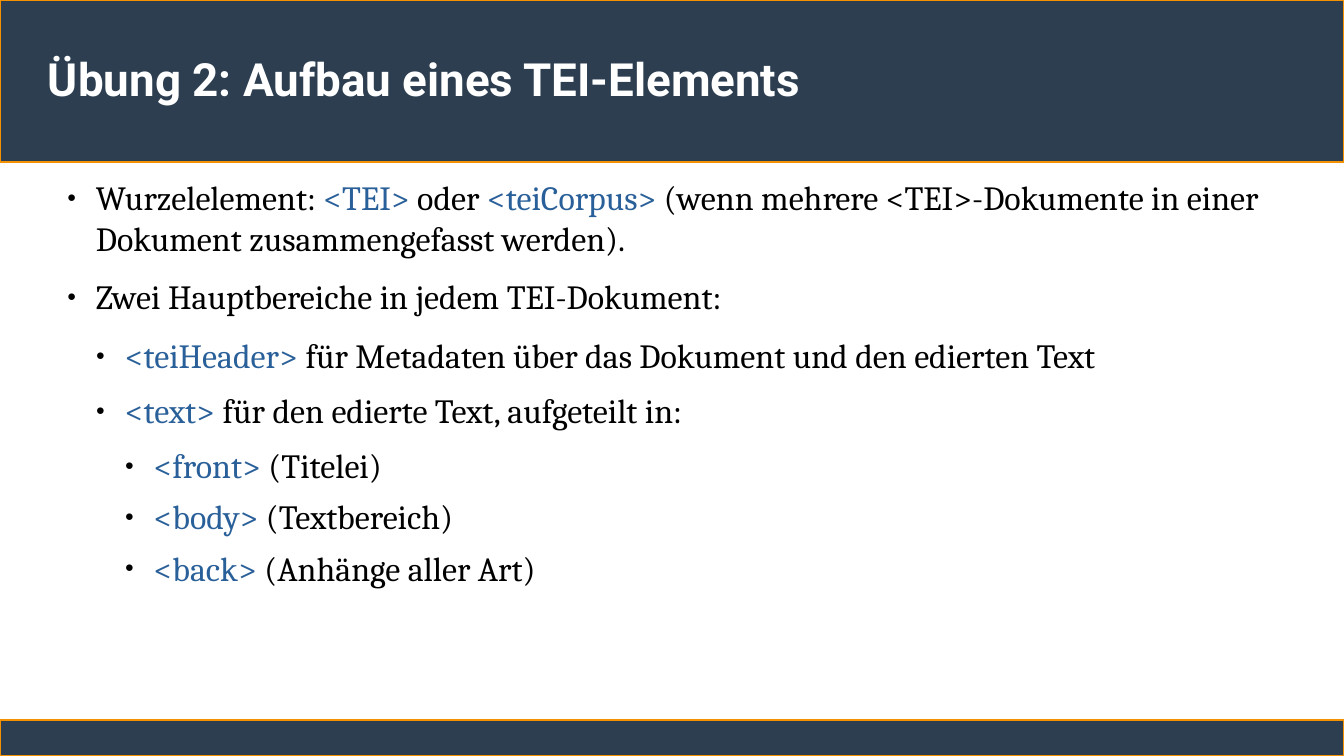
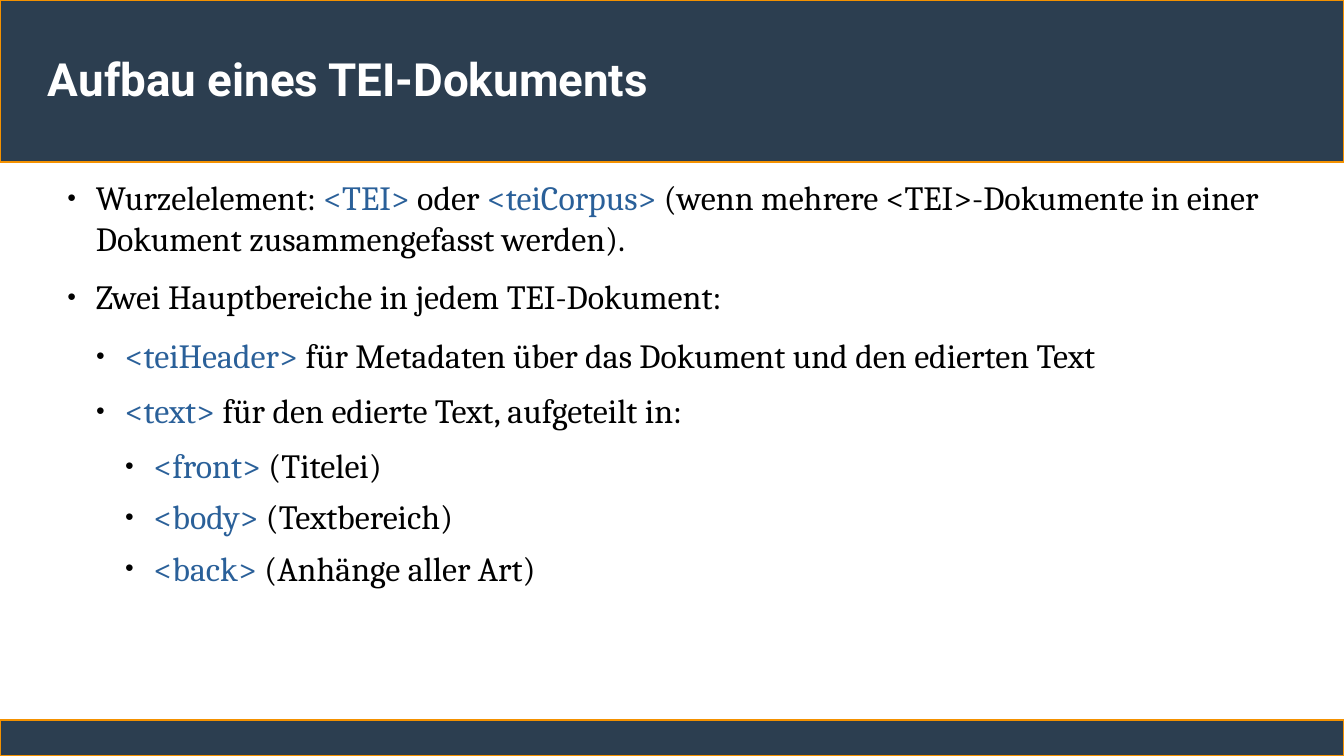
Before and after one commit to ChristianSonderUniSG/xml-kurs, a slide deck: slide 12 of sitzung_3/sitzung_3.odp. Drawn at 1344x756 pixels with LibreOffice and Linux fonts; fonts in the diff are those of the drawing. Boxes give left, top, right and bottom in pixels: in the first picture for what was removed or moved away, otherwise in the second. Text is boxed around its words. In the diff, an @@ line names an element or a change of style, - is before the commit and + after.

```diff
--- a/sitzung_3/sitzung_3.odp
+++ b/sitzung_3/sitzung_3.odp
@@ title at (x1=48, y1=61, x2=647, y2=97): text changed @@
-Übung 2: Aufbau eines TEI-Elements
+Aufbau eines TEI-Dokuments
```
Also in this commit, not shown: 2 other slides changed, 3 slides added, 1 other file.
